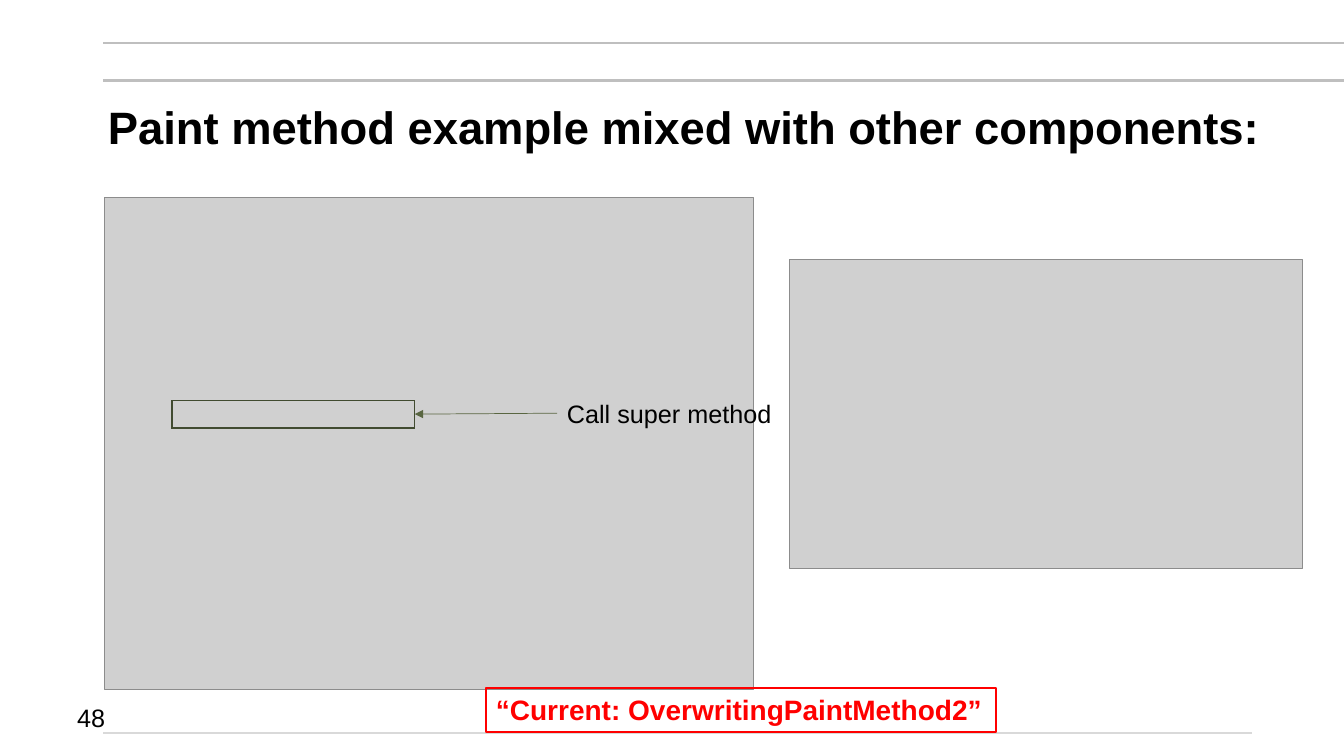
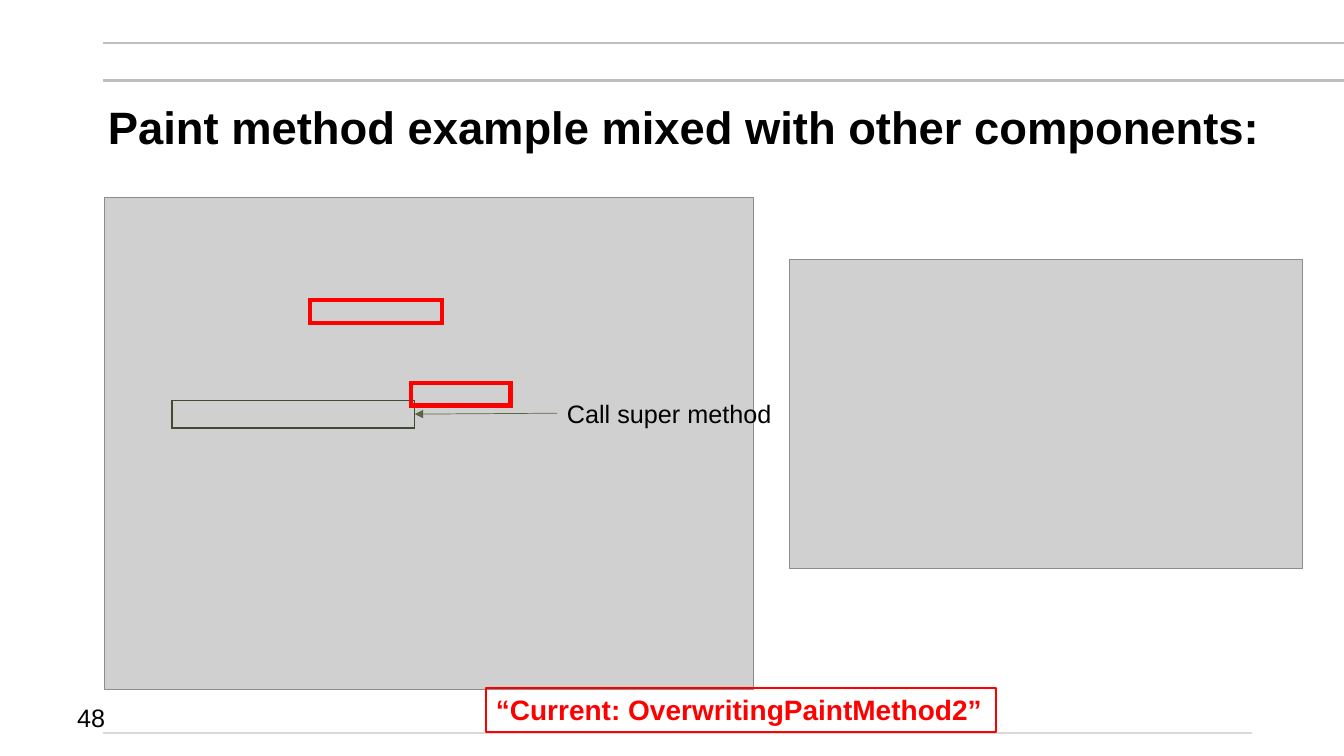
Before and after one commit to mikegrace2/CSEN160-Fall2026-Course-Website, a slide deck: slide 48 of lectures/Week03_UMLAWTSwingGraphics/2_SwingAWTEventsGraphics2D_V4.pptx. Drawn at 1344x756 pixels with LibreOffice and Linux fonts; fonts in the diff are those of the drawing; grey boxes stand for pictures; background and template pictures are left out. Boxes give left, top, right and bottom in pixels: in the first picture for what was removed or moved away, otherwise in the second. Text is boxed around its words. In the diff, an @@ line names an element or a change of style, - is before the commit and + after.

```diff
--- a/lectures/Week03_UMLAWTSwingGraphics/2_SwingAWTEventsGraphics2D_V4.pptx
+++ b/lectures/Week03_UMLAWTSwingGraphics/2_SwingAWTEventsGraphics2D_V4.pptx
@@ rectangle added at (x1=311, y1=300, x2=443, y2=324), outline #FF0000 3 pt @@
@@ rectangle added at (x1=411, y1=383, x2=511, y2=405), outline #FF0000 3 pt @@
```
Also in this commit, not shown: 2 other slides changed.
